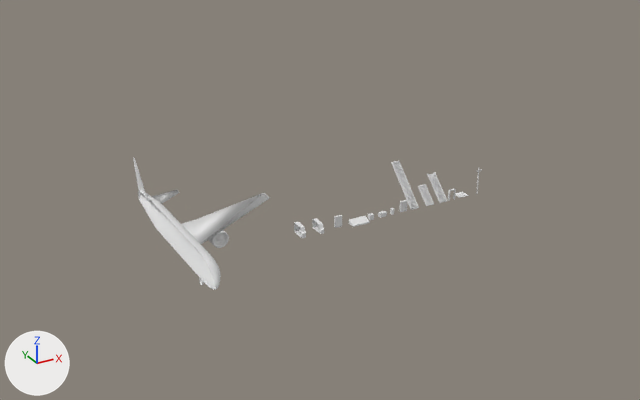
The glTF model graphics/environment/props.glb: old version first, new version second.
The view is the same before and after, from a camera (50 mm lens) standing at (-104.4, -174.6, 95.8) and looking at (-2.4, 10.8, 3.0). Arrows for +X, +Y and +Z are at lower left; the lights stay in place. Vertices at the same position are counted once.
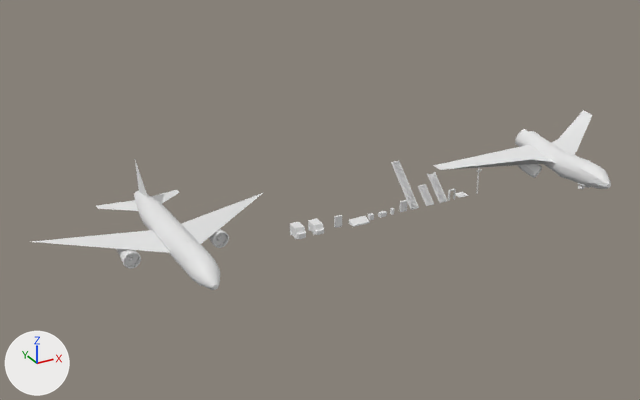
Pixel boxes [x1, y1, x2, y2] of what changed, in the pictures (640 x 400 px):
'Plane', reshaped (68% wider)
    before: [133, 157, 270, 290]
    after: [32, 160, 263, 290]
'PlaneCrash', added
    after: [433, 110, 611, 189]
part 1 of me_car2_001, added
    after: [96, 200, 138, 211]
part 2 of me_car2_001, added
    after: [116, 249, 141, 269]
part 3 of me_car2_001, cut back
    before: [135, 160, 263, 290]
    after: [32, 160, 221, 290]
part 4 of me_car2_001, deleted
    before: [203, 193, 270, 243]

The edits, one by one:
me_car2_001 is used by ob_plane; location (-44.5, 0.0, 0.0).
me_car2_001 had 2375 vertices, 4584 faces and spanned x 0.0..30.0, y -20.2..32.4, z -0.1..15.7.
me_car2_001 now has 1247 vertices, 2419 faces and spans x -30.0..30.0, y -20.2..31.9, z -0.1..15.7.
me_car2_001 part 1: the loose piece of 7 vertices spanning x 1.3..10.9, y 23.6..31.9, z 4.6..5.1 is copied, and the copy is mirrored in x about the mesh origin; it spans x -10.9..-1.3, y 23.6..31.9, z 4.6..5.1.
me_car2_001 part 2: a new loose piece of 234 vertices spanning x -13.0..-8.7, y 2.7..11.2, z 0.2..4.5, in mat_vehiclematerial (white #e7e7e7).
me_car2_001 part 3: 33 vertices moved from x 0.0..10.8, y -19.8..30.4, z 0.3..8.2 to x -2.3..10.8, y -20.1..30.7, z 0.3..8.1; 1711 vertices removed from x 0.0..13.0, y -20.2..30.8, z -0.1..9.1; 294 vertices added at x -30.0..-0.2, y -20.2..30.7, z -0.1..8.2.
me_car2_001 part 4: 1 vertex removed from x 29.9, y 15.1, z 4.6.
Mesh me_planecrash_001 is new.
It has 1037 vertices, 2023 faces and spans x -28.2..26.0, y -20.3..21.3, z -1.1..10.4.
It uses material mat_vehiclematerial (white #e7e7e7).
Object 'PlaneCrash' (ob_planecrash) is new; it shows me_planecrash_001.
Its location is (68.9, 0.0, 0.0).
